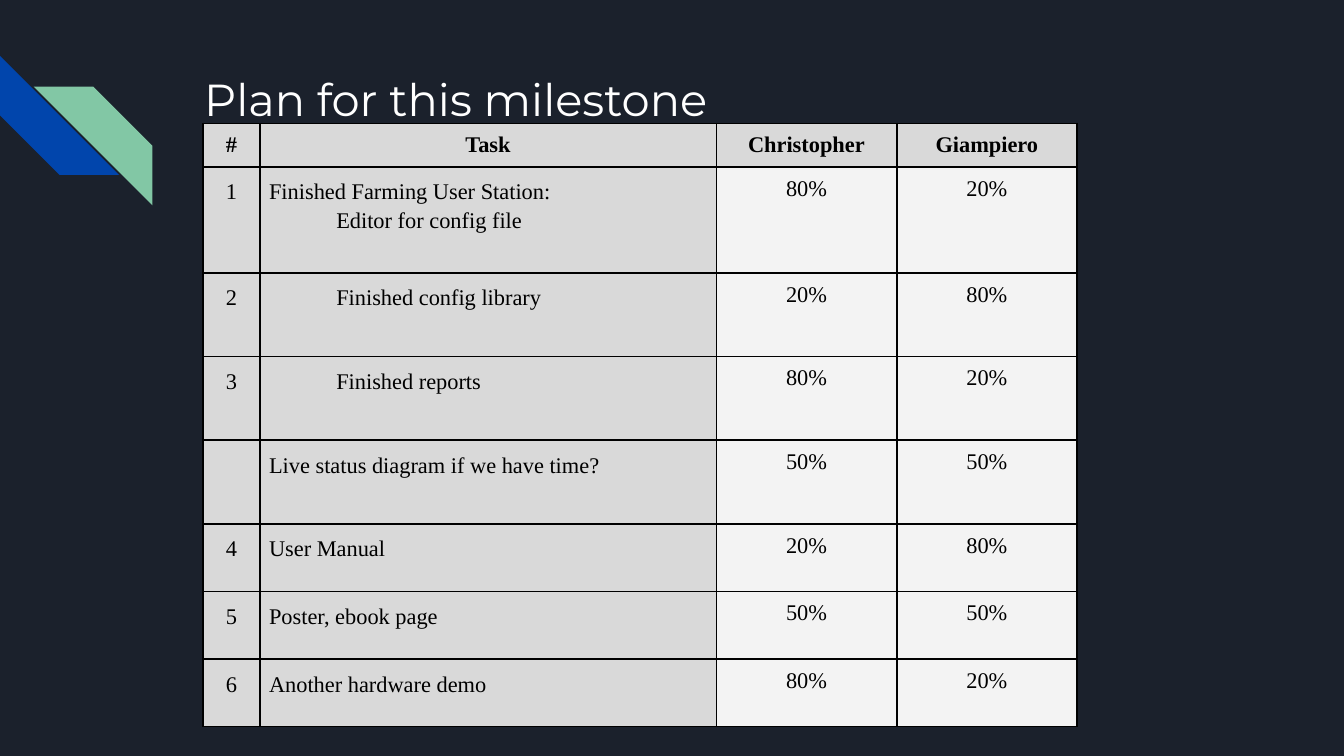
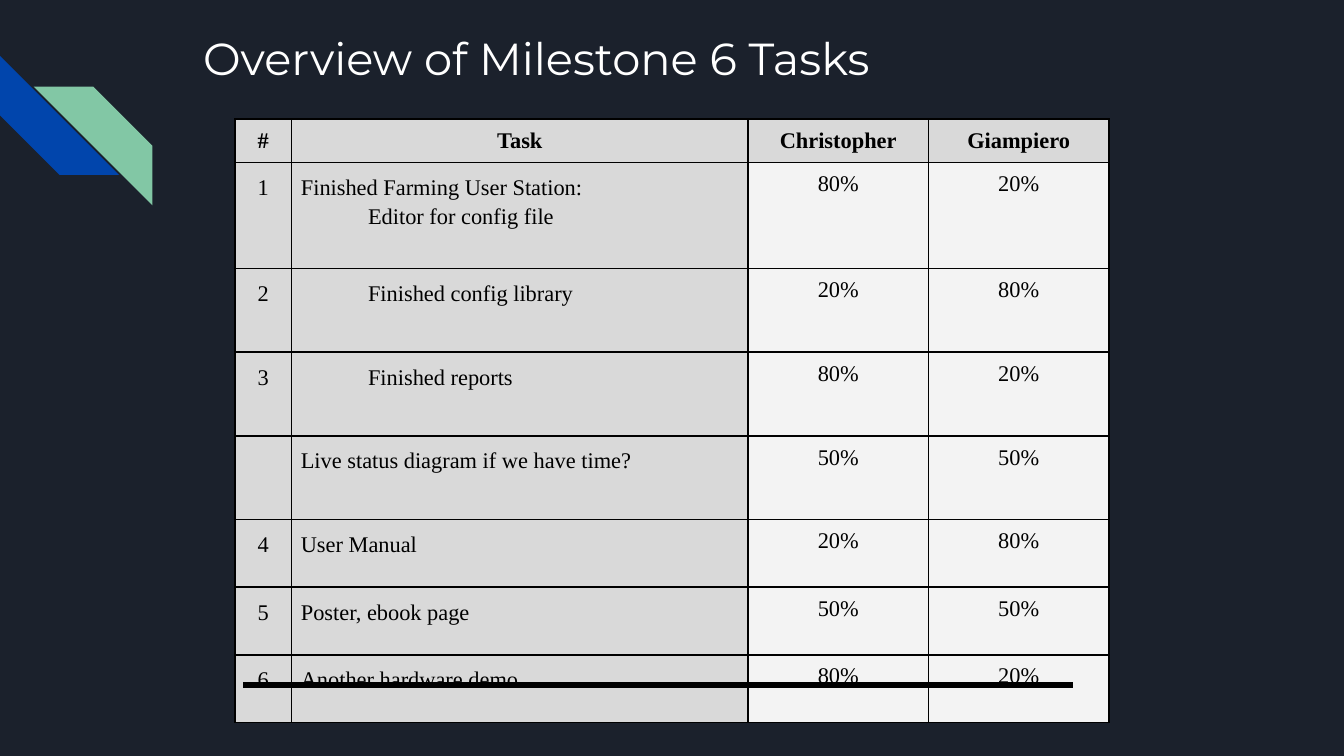
Before and after one commit to killsap/automated-multi-cycle-farming-in-space-website, a slide deck: slide 2 of docs/Milestone6Presentation.pptx. Drawn at 1344x756 pixels with LibreOffice and Linux fonts; fonts in the diff are those of the drawing. Boxes give left, top, right and bottom in pixels: in the first picture for what was removed or moved away, otherwise in the second. Text is boxed around its words. In the diff, an @@ line names an element or a change of style, - is before the commit and + after.

```diff
--- a/docs/Milestone6Presentation.pptx
+++ b/docs/Milestone6Presentation.pptx
@@ title at [203,41,870,76]: text changed @@
-Plan for this milestone
+Overview of Milestone 6 Tasks
@@ table: place and size @@
-table at [203,124,1077,697]
+table at [235,120,1109,693]
@@ line added from (243, 685) to (1073, 685), #000000 3 pt @@
```
Also in this commit, not shown: 1 other slide changed, 15 slides added, 6 slides removed.
